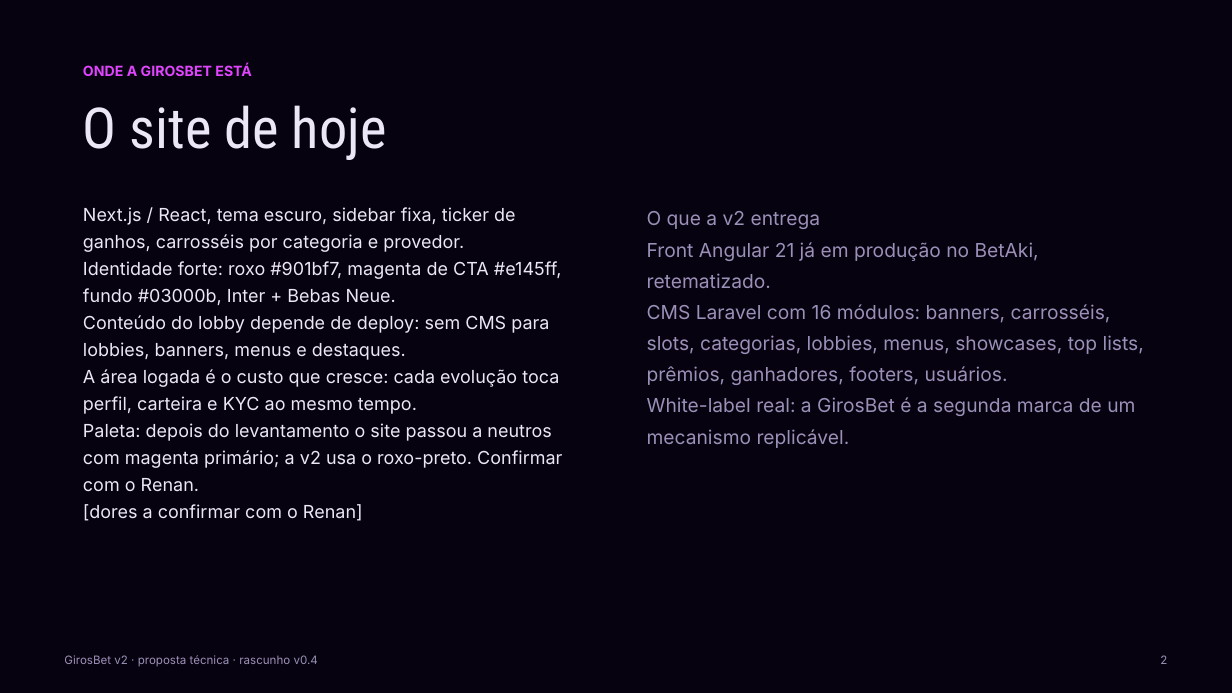
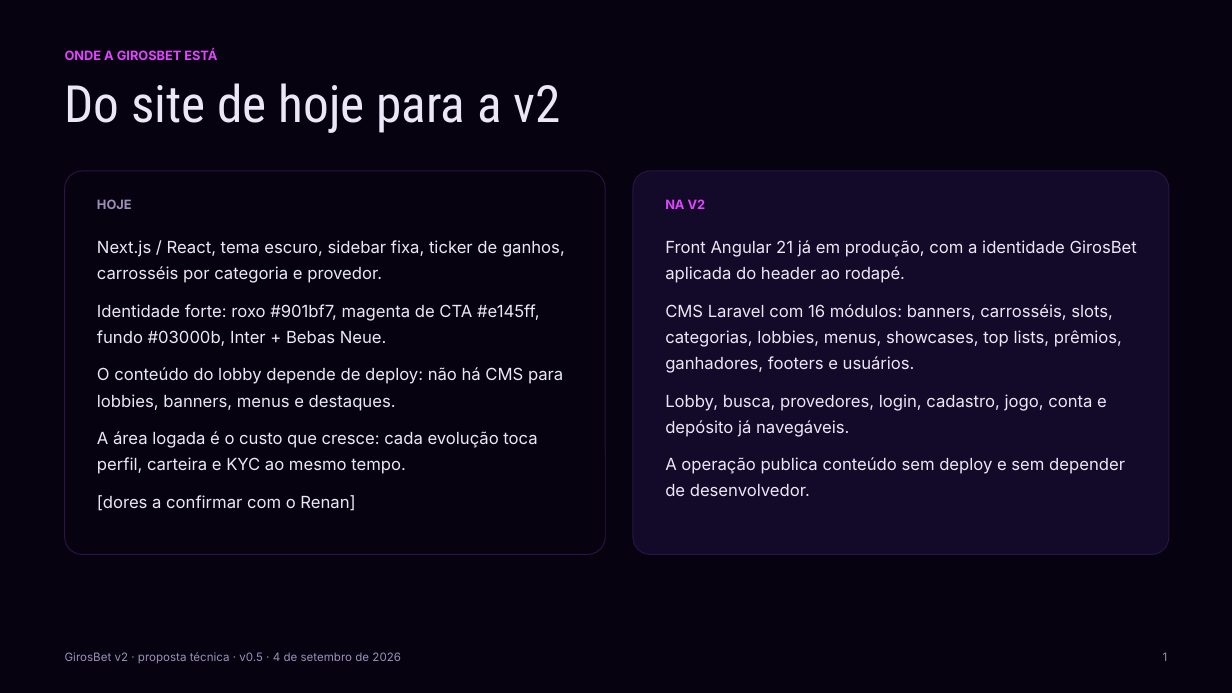
Before and after one commit to BetAki-bet-br/frontend, a slide deck: slide 2 of docs/girosbet/girosbet-v2-pitch.pptx. Drawn at 1232x693 pixels with LibreOffice and Linux fonts; fonts in the diff are those of the drawing. Boxes give left, top, right and bottom in pixels: in the first picture for what was removed or moved away, otherwise in the second. Text is boxed around its words. In the diff, an @@ line names an element or a change of style, - is before the commit and + after.

```diff
--- a/docs/girosbet/girosbet-v2-pitch.pptx
+++ b/docs/girosbet/girosbet-v2-pitch.pptx
@@ text "ONDE A GIROSBET ESTÁ": place and size @@
-text "ONDE A GIROSBET ESTÁ" at (83,64,252,76)
+text "ONDE A GIROSBET ESTÁ" at (65,49,217,60)
@@ text "ONDE A GIROSBET ESTÁ" at (65,49,217,60): size 11 to 10 pt; line spacing 1.15 to 1 @@
@@ text at (65,83,560,133): text changed; size 44 to 40 pt @@
-O site de hoje
+Do site de hoje para a v2
@@ rounded rectangle added at (65,171,605,555), fill #07020F, outline #2A1547 0.75 pt @@
@@ rounded rectangle added at (633,171,1169,555), fill #130928, outline #2A1547 0.75 pt @@
@@ text added at (97,199,132,209), 10 pt, text #9A90B8, bold @@
+HOJE
@@ text added at (665,199,706,209), 10 pt, text #E145FF, bold @@
+NA V2
@@ text "Next.js / React, tema escuro, ...": place and size @@
-text "Next.js / React, tema escuro, ..." at (83,207,562,521)
+text "Next.js / React, tema escuro, ..." at (97,240,565,511)
@@ text at (97,240,565,511): size 14 to 13 pt in "Next.js / React, tema escuro, sidebar fixa, ...", "Identidade forte: roxo #901bf7, magenta de CTA ...", "A área logada é o custo que ...", "[dores a confirmar com o Renan]"; line spacing 1.25 to 1.3; more space between paragraphs @@
@@ text at (665,240,1137,496): text changed; size 15 to 13 pt; text colour #9A90B8 to #ECE7F7 @@
-O que a v2 entrega
-Front Angular 21 já em produção no BetAki, retematizado.
-CMS Laravel com 16 módulos: banners, carrosséis, slots, categorias, lobbies, menus, showcases, top lists, prêmios, ganhadores, footers, usuários.
-White-label real: a GirosBet é a segunda marca de um mecanismo replicável.
+Front Angular 21 já em produção, com a identidade GirosBet aplicada do header ao rodapé.
+CMS Laravel com 16 módulos: banners, carrosséis, slots, categorias, lobbies, menus, showcases, top lists, prêmios, ganhadores, footers e usuários.
+Lobby, busca, provedores, login, cadastro, jogo, conta e depósito já navegáveis.
+A operação publica conteúdo sem deploy e sem depender de desenvolvedor.
@@ text at (97,367,563,411): text changed; size 14 to 13 pt @@
-Conteúdo do lobby depende de deploy: sem CMS para lobbies, banners, menus e destaques.
+O conteúdo do lobby depende de deploy: não há CMS para lobbies, banners, menus e destaques.
@@ text at (83,423,562,492): paragraph removed @@
-Paleta: depois do levantamento o site passou a neutros com magenta primário; a v2 usa o roxo-preto. Confirmar com o Renan.
@@ text at (65,652,401,664): text changed @@
-GirosBet v2 · proposta técnica · rascunho v0.4
+GirosBet v2 · proposta técnica · v0.5 · 4 de setembro de 2026
@@ text at (1163,652,1168,661): text changed @@
-2
+1
```
Also in this commit, not shown: 6 other slides changed, 10 slides added, 5 slides removed, 41 other files.
